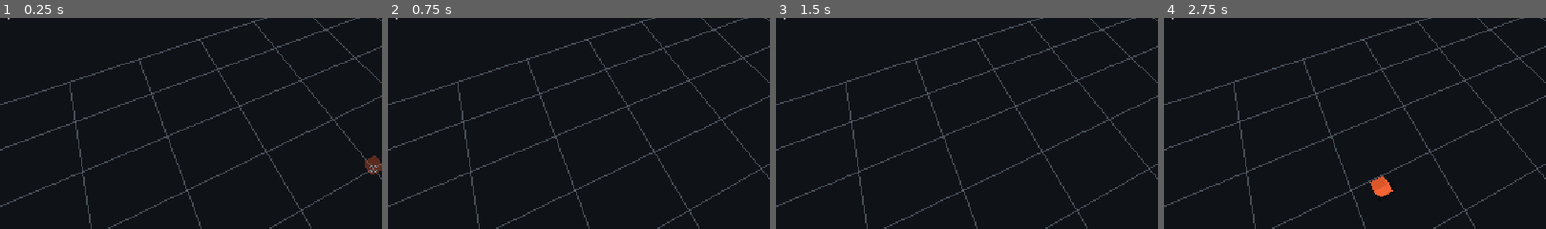
Above: before the commit, frames 1-4 (left to right).
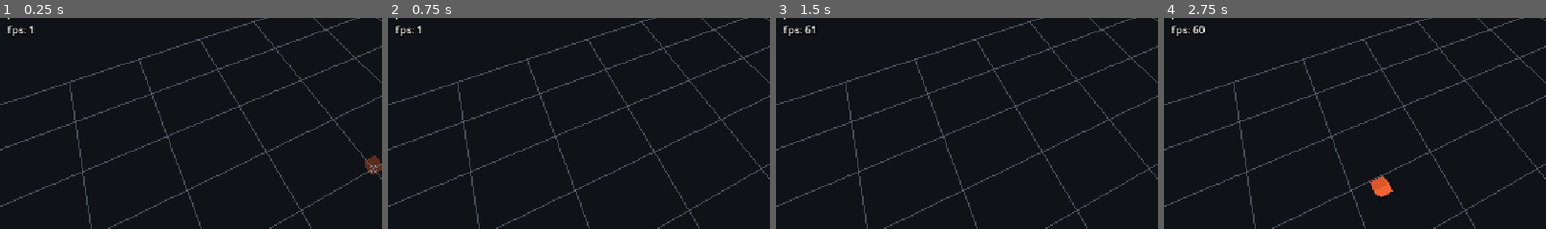
Above: after the commit, the same moments.

Repository: tommasocretu/AR_Camera
Game: Godot game, scene res://scenes/main.tscn
The game is run twice, just before and just after one commit, with the same random seed, the same clock (stepped at 60 frames per second) and the same inputs.
Inputs (mouse positions are % of the whole screen's width and height, from its top left):
- Up to frame 1 (0.25 s): no input
- Up to frame 2 (0.75 s): tap Enter at 0.5 s; move the mouse to (72, 44) at 0.52 s; click (72, 44) at 0.67 s
- Up to frame 3 (1.5 s): click "Reset" at 1.25 s
- Up to frame 4 (2.75 s): move the mouse to (30, 54) at 2.02 s; click (30, 54) at 2.17 s
The pictures show only the part of the screen within x 1-51%, y 14-63%; the shares and areas given below are measured in that part.

The runs differ from the first frame. In frame 1, 0.1% of the frame differs, in the area x 2-9%, y 3-9%; in frame 2, 0.1%; in frame 3, 0.2%; in frame 4, 0.2%, in the area x 2-11%, y 3-9%.

Commit message:
Improve marker tracking and diagnostics
Reduce camera capture resolution, improve YUV frame handling and pose estimation stability, correct camera intrinsics for cropped sensors, and add runtime FPS/detection diagnostics to the HUD. Bump the app version to 1.1.2.

Diff:
--- a/ar-camera_godot/project.godot
+++ b/ar-camera_godot/project.godot
@@ -11,7 +11,7 @@
 [application]
 
 config/name="ARCamera"
-config/version="1.1.1"
+config/version="1.1.2"
 run/main_scene="res://scenes/main.tscn"
 config/features=PackedStringArray("4.7", "Mobile")
 config/icon="res://icon.svg"
--- a/ar-camera_godot/scenes/main.tscn
+++ b/ar-camera_godot/scenes/main.tscn
@@ -32,8 +32,8 @@
 [node name="DebugLabel" type="Label" parent="UI" unique_id=1644699961]
 offset_left = 24.0
 offset_top = 24.0
-offset_right = 420.0
-offset_bottom = 140.0
+offset_right = 520.0
+offset_bottom = 280.0
 theme_override_colors/font_color = Color(1, 1, 1, 1)
 theme_override_colors/font_outline_color = Color(0, 0, 0, 1)
 theme_override_constants/outline_size = 6
--- a/ar-camera_godot/scripts/ar/ar_session.gd
+++ b/ar-camera_godot/scripts/ar/ar_session.gd
@@ -161,6 +161,13 @@
 	return _backend.get_preview_texture()
 
 
+## Statistiche diagnostiche del backend (FPS preview, detection, ecc.).
+func get_debug_stats() -> Dictionary:
+	if _backend == null or not _backend.has_method("get_debug_stats"):
+		return {}
+	return _backend.get_debug_stats()
+
+
 ## ID del marker tracciato (solo backend marker), -1 se nessuno/disponibile.
 func get_marker_id() -> int:
 	if _backend == null:
--- a/ar-camera_godot/scripts/ar/backends/ar_backend_marker.gd
+++ b/ar-camera_godot/scripts/ar/backends/ar_backend_marker.gd
@@ -13,12 +13,12 @@
 ## detection recente e' disponibile.
 
 const PLUGIN_NAME := "MarkerARPlugin"
-const MAX_POSE_AGE_MSEC := 700
-const CAPTURE_WIDTH := 1280
-const CAPTURE_HEIGHT := 720
+const MAX_POSE_AGE_MSEC := 1500
+const CAPTURE_WIDTH := 960
+const CAPTURE_HEIGHT := 540
 const PREVIEW_WIDTH := 540
 const PREVIEW_HEIGHT := 960
-const PREVIEW_EVERY_FRAMES := 2
+const PREVIEW_EVERY_FRAMES := 1
 const DETECT_EVERY_FRAMES := 3
 const MARKER_SIZE_METERS := 0.12
 const MARKER_DICTIONARY := "DICT_4X4_50"
@@ -32,6 +32,14 @@
 var _last_detection_msec := -100000
 var _camera_fov_applied := false
 
+var _preview_frames := 0
+var _preview_fps := 0.0
+var _fps_window := 0.0
+var _detection_attempts := 0
+var _detection_hits := 0
+var _preview_size := Vector2i.ZERO
+var _permission_denied := false
+
 
 func get_kind() -> Kind:
 	return Kind.MARKER
@@ -47,11 +55,27 @@
 		push_error("Marker: singleton %s non disponibile" % PLUGIN_NAME)
 		return
 	_started = true
+	_preview_frames = 0
+	_preview_fps = 0.0
+	_fps_window = 0.0
+	_detection_attempts = 0
+	_detection_hits = 0
+	_preview_size = Vector2i.ZERO
+	_permission_denied = false
 	_connect_signals()
 	if _plugin.has_camera_permission():
 		_start_camera()
 	else:
 		_plugin.request_camera_permission()
+
+
+func _process(delta: float) -> void:
+	_fps_window += delta
+	if _fps_window < 1.0:
+		return
+	_preview_fps = _preview_frames / _fps_window
+	_preview_frames = 0
+	_fps_window = 0.0
 
 
 func stop() -> void:
@@ -94,6 +118,17 @@
 ## Texture con l'ultimo frame della fotocamera, usata dal quad di sfondo.
 func get_preview_texture() -> Texture2D:
 	return _preview_texture
+
+
+## Statistiche per l'HUD di debug: FPS preview, detection e dimensione frame.
+func get_debug_stats() -> Dictionary:
+	return {
+		"preview_fps": _preview_fps,
+		"preview_size": _preview_size,
+		"detection_attempts": _detection_attempts,
+		"detection_hits": _detection_hits,
+		"permission_denied": _permission_denied,
+	}
 
 
 func _connect_signals() -> void:
@@ -117,11 +152,13 @@
 
 
 func _on_permission_granted() -> void:
+	_permission_denied = false
 	if _started:
 		_start_camera()
 
 
 func _on_permission_denied() -> void:
+	_permission_denied = true
 	push_warning("Marker: permesso fotocamera negato")
 
 
@@ -136,6 +173,8 @@
 		data = PackedByteArray(raw)
 	if width <= 0 or height <= 0 or data.size() < width * height * 4:
 		return
+	_preview_frames += 1
+	_preview_size = Vector2i(width, height)
 	var image := Image.create_from_data(width, height, false, Image.FORMAT_RGBA8, data)
 	if _preview_texture == null or _preview_texture.get_width() != width or _preview_texture.get_height() != height:
 		_preview_texture = ImageTexture.create_from_image(image)
@@ -145,6 +184,7 @@
 
 
 func _on_markers_detected(data: Dictionary) -> void:
+	_detection_attempts += 1
 	if int(data.get("count", 0)) <= 0:
 		return
 	var marker_id := int(data.get("id", -1))
@@ -152,6 +192,7 @@
 		return
 	if not _apply_pose(data.get("pose", null)):
 		return
+	_detection_hits += 1
 	_last_marker_id = marker_id
 	_last_detection_msec = Time.get_ticks_msec()
 
--- a/ar-camera_godot/scripts/main.gd
+++ b/ar-camera_godot/scripts/main.gd
@@ -109,11 +109,29 @@
 			lines.append("marker: %s" % ("nessuno" if marker_id < 0 else str(marker_id)))
 			if ARSession.arcore_availability != "":
 				lines.append("arcore: %s" % _arcore_availability_text())
+			_append_marker_debug(lines, marker_id)
 		else:
 			lines.append("piani: %d" % ARSession.get_planes().size())
 	else:
 		lines.append("ARSession non disponibile")
+	lines.append("fps: %d" % Engine.get_frames_per_second())
 	_debug_label.text = "\n".join(lines)
+
+
+func _append_marker_debug(lines: PackedStringArray, marker_id: int) -> void:
+	var stats := ARSession.get_debug_stats()
+	if stats.is_empty():
+		return
+	var size: Vector2i = stats.get("preview_size", Vector2i.ZERO)
+	var preview_fps := float(stats.get("preview_fps", 0.0))
+	lines.append("camera: %dx%d @ %.1f fps" % [size.x, size.y, preview_fps])
+	var hits := int(stats.get("detection_hits", 0))
+	var attempts := int(stats.get("detection_attempts", 0))
+	lines.append("detect: %d/%d" % [hits, attempts])
+	if bool(stats.get("permission_denied", false)):
+		lines.append("permesso fotocamera negato")
+	elif marker_id < 0:
+		lines.append("inquadra il marker (12 cm)")
 
 
 func _arcore_availability_text() -> String:
Not shown, changed: ar-camera_godot/export_presets.cfg
Not shown, changed: native/README.md
Not shown, changed: native/marker_ar/plugin/src/main/java/org/tommasocretu/markerar/ArucoPoseEstimator.kt
Not shown, changed: native/marker_ar/plugin/src/main/java/org/tommasocretu/markerar/FrameTransforms.kt
Not shown, changed: native/marker_ar/plugin/src/main/java/org/tommasocretu/markerar/MarkerCameraSession.kt
